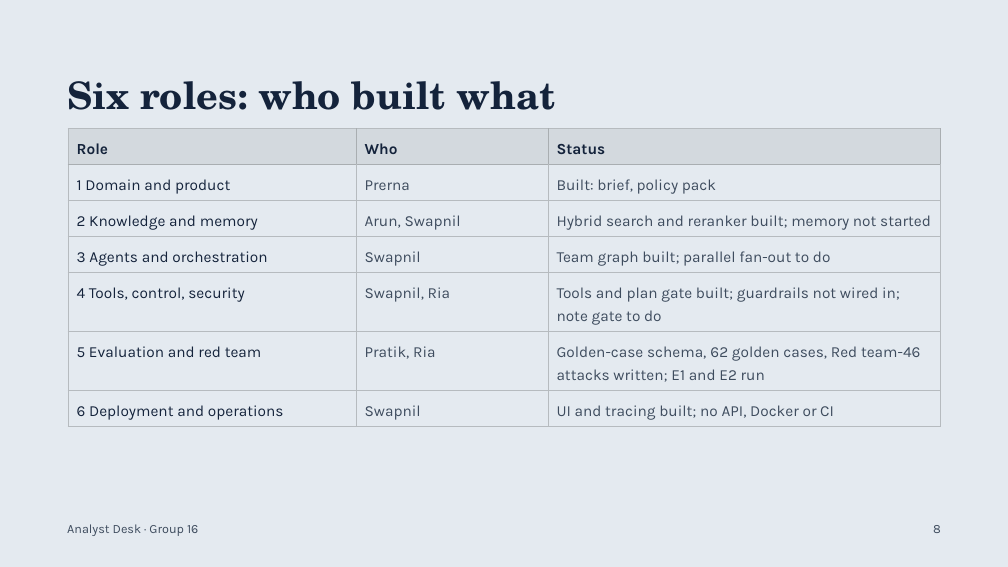
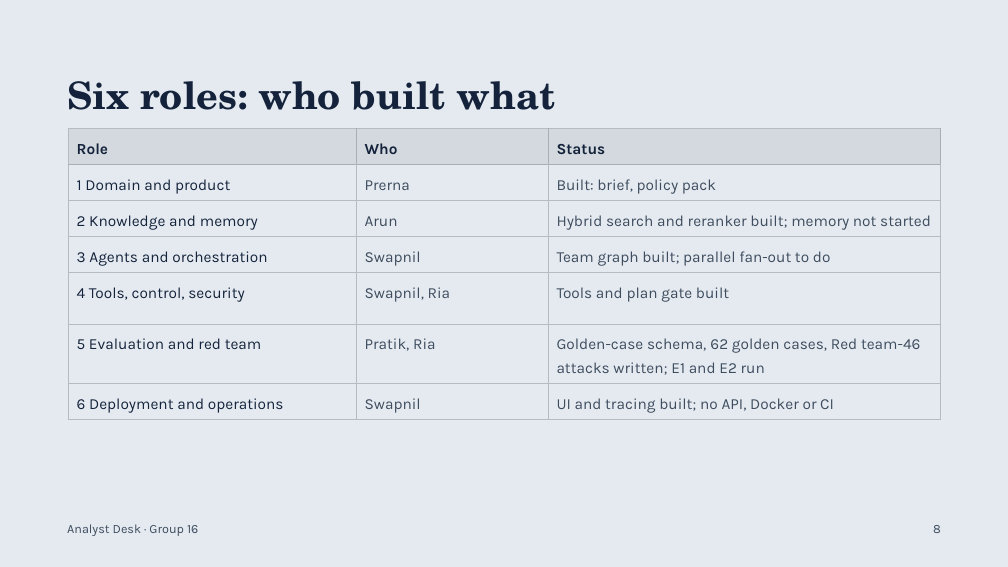
Before and after one commit to sdakshinkar/capstone_agent_desk, a slide deck: slide 8 of docs/Group 16 - Capstone Project - Analyst Desk.pptx. Drawn at 1008x567 pixels with LibreOffice and Linux fonts; fonts in the diff are those of the drawing. Boxes give left, top, right and bottom in pixels: in the first picture for what was removed or moved away, otherwise in the second. Text is boxed around its words. In the diff, an @@ line names an element or a change of style, - is before the commit and + after.

```diff
--- a/docs/Group 16 - Capstone Project - Analyst Desk.pptx
+++ b/docs/Group 16 - Capstone Project - Analyst Desk.pptx
@@ table at (69,129,941,460) @@
-row 3, column 2: Arun, Swapnil
+row 3, column 2: Arun
-row 5, column 3: Tools and plan gate built; guardrails not wired in; note gate to do
+row 5, column 3: Tools and plan gate built
```
Also in this commit, not shown: 1 other slide changed.
